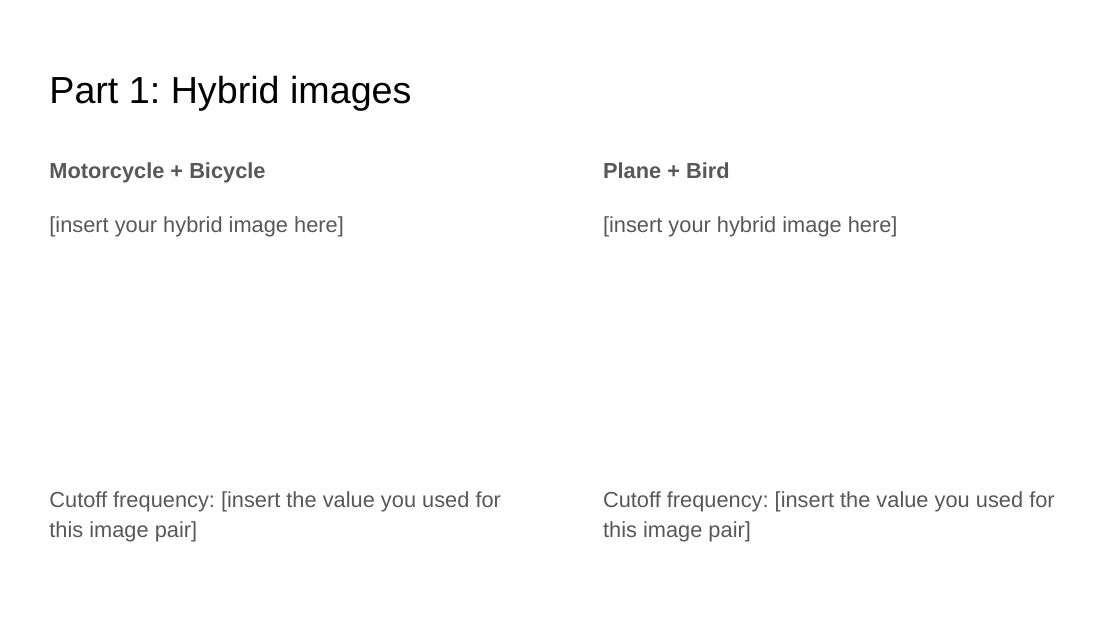
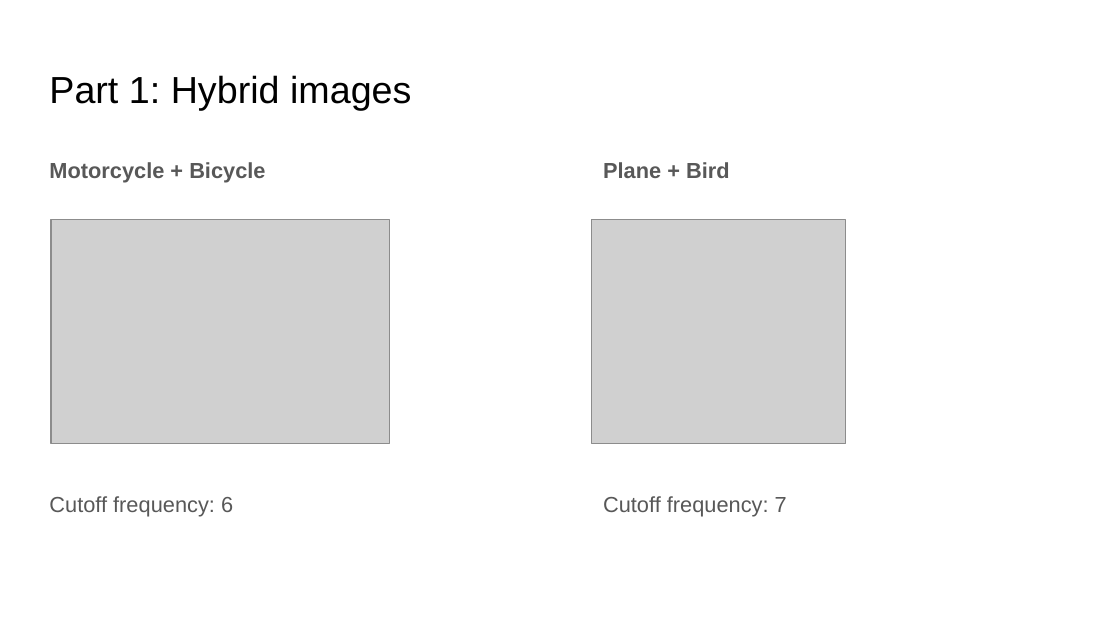
Before and after one commit to ShuvoNewaz/CS-6476-Projects-Fall2022, a slide deck: slide 6 of docs/report.pptx. Drawn at 1120x630 pixels with LibreOffice and Linux fonts; fonts in the diff are those of the drawing; grey boxes stand for pictures. Boxes give left, top, right and bottom in pixels: in the first picture for what was removed or moved away, otherwise in the second. Text is boxed around its words. In the diff, an @@ line names an element or a change of style, - is before the commit and + after.

```diff
--- a/docs/report.pptx
+++ b/docs/report.pptx
@@ picture added at (x1=50, y1=220, x2=389, y2=444) @@
@@ picture added at (x1=591, y1=220, x2=846, y2=444) @@
@@ text at (x1=49, y1=496, x2=233, y2=517): text changed @@
-[insert your hybrid image here]
-Cutoff frequency: [insert the value you used for this image pair]
+Cutoff frequency: 6
@@ text at (x1=603, y1=496, x2=787, y2=517): text changed @@
-[insert your hybrid image here]
-Cutoff frequency: [insert the value you used for this image pair]
+Cutoff frequency: 7
```
Also in this commit, not shown: 20 other slides changed, 17 other files.
